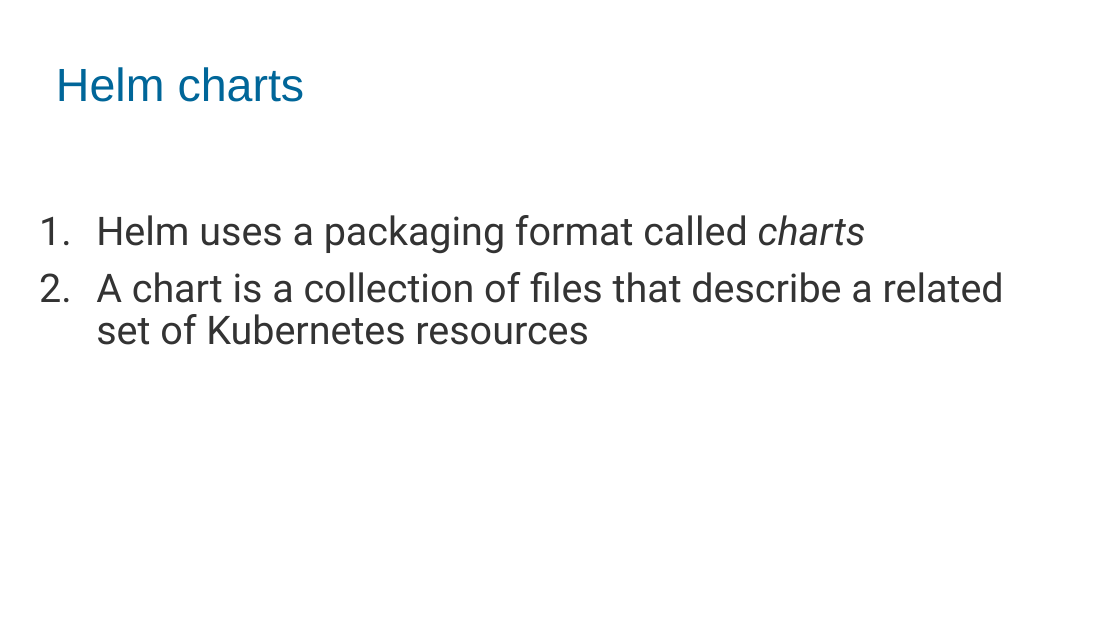
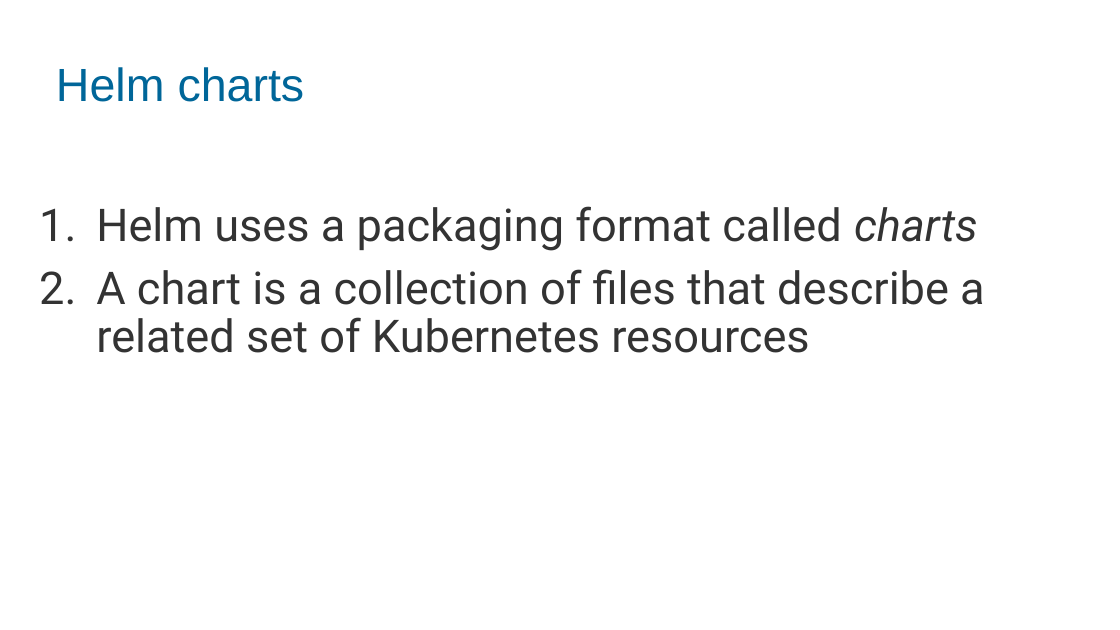
Before and after one commit to surjeetk/docs, a slide deck: slide 33 of Docker and K8s deck.pptx. Drawn at 1120x630 pixels with LibreOffice and Linux fonts; fonts in the diff are those of the drawing; background and template pictures are left out. Boxes give left, top, right and bottom in pixels: in the first picture for what was removed or moved away, otherwise in the second. Text is boxed around its words. In the diff, an @@ line names an element or a change of style, - is before the commit and + after.

```diff
--- a/Docker and K8s deck.pptx
+++ b/Docker and K8s deck.pptx
@@ subtitle "Helm uses a packaging format ..." at [96, 206, 985, 353]: size 28 to 32 pt @@
```
Also in this commit, not shown: 1 other slide changed, 1 slide added, 1 slide removed.
